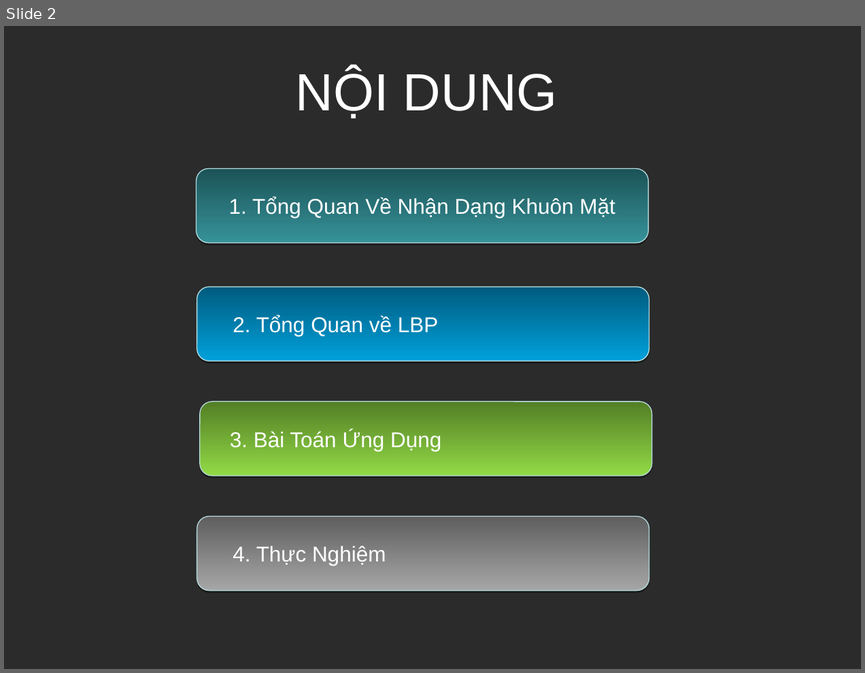
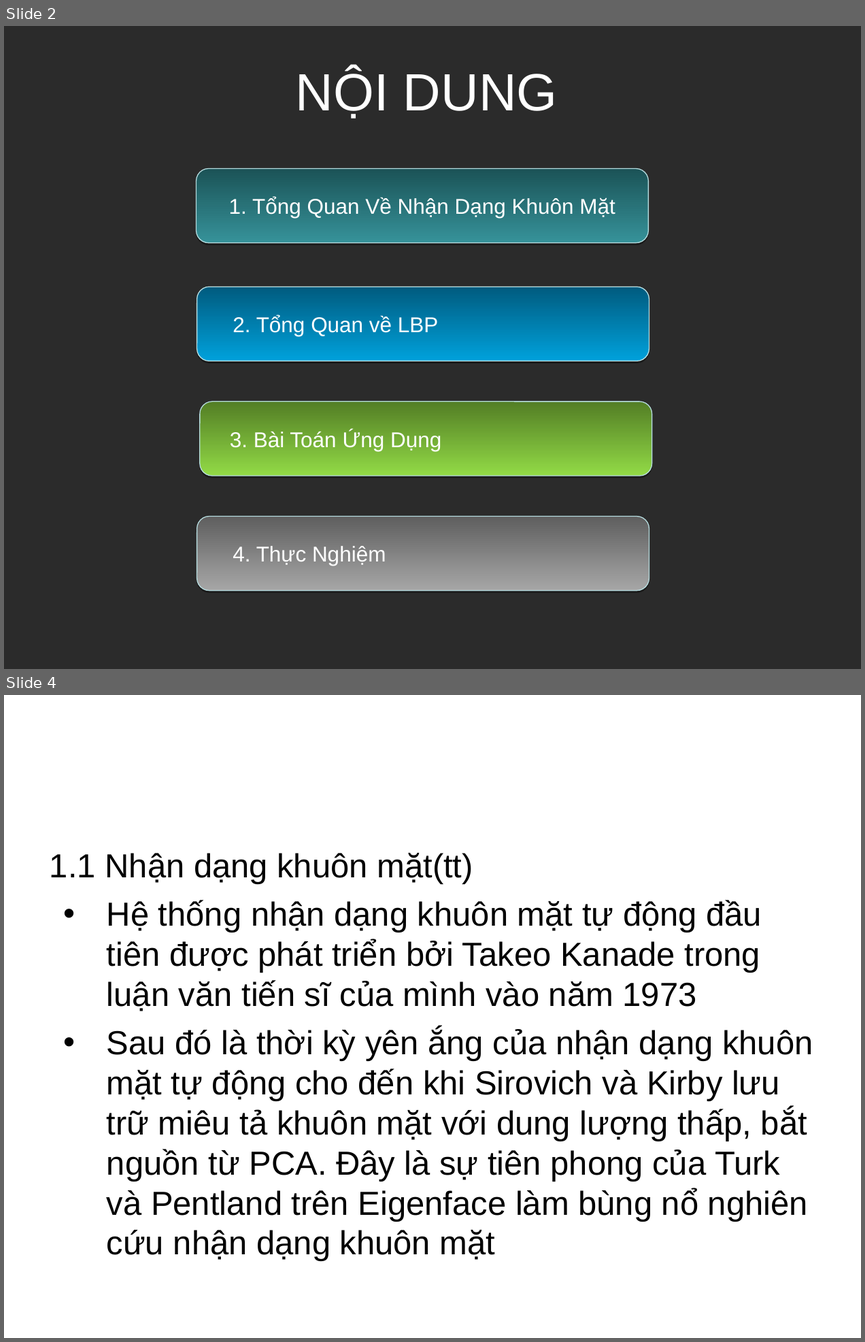
Before and after one commit to Alex7Huynh/lbp-group7, a slide deck: Slide.ppt. Shown one above the other, each under a label of ours: slide 2 before the commit, slides 2 and 4 after it; the slides between them are not shown. The pictures are 865x673 and 865x1342 pixels, drawn with LibreOffice and Linux fonts; fonts in the diff are those of the drawing; background and template pictures are left out; a plain dark background stands for a picture behind light text. Boxes give left, top, right and bottom in pixels: in the first picture for what was removed or moved away, otherwise in the second. Text is boxed around its words. In the diff, an @@ line names an element or a change of style, - is before the commit and + after.

Commit message:
Update slide (Nội Dung đến phần 2.3

```diff
--- a/Slide.ppt
+++ b/Slide.ppt
@@ slide 4 added at bbox=[4, 695, 861, 1338], background picture (left out) @@
@@ text added at bbox=[50, 853, 473, 884], 28 pt, text #000000 @@
+  1.1 Nhận dạng khuôn mặt(tt)
@@ text added at bbox=[107, 900, 813, 1255], 28 pt, text #000000 @@
+  • Hệ thống nhận dạng khuôn mặt tự động đầu tiên được phát triển bởi Takeo Kanade trong luận văn tiến sĩ của mình vào năm 1973
+  • Sau đó là thời kỳ yên ắng của nhận dạng khuôn mặt tự động cho đến khi Sirovich và Kirby lưu trữ miêu tả khuôn mặt với dung lượng thấp, bắt nguồn từ PCA. Đây là sự tiên phong của Turk và Pentland trên Eigenface làm bùng nổ nghiên cứu nhận dạng khuôn mặt
@@ title added at bbox=[173, 1229, 496, 1261], 32 pt, text #FFFFFF @@
+1. Tổng Quan Về Nhận Dạng Khuôn Mặt
```
Also in this commit, not shown: 15 other slides added, 1 slide removed.
